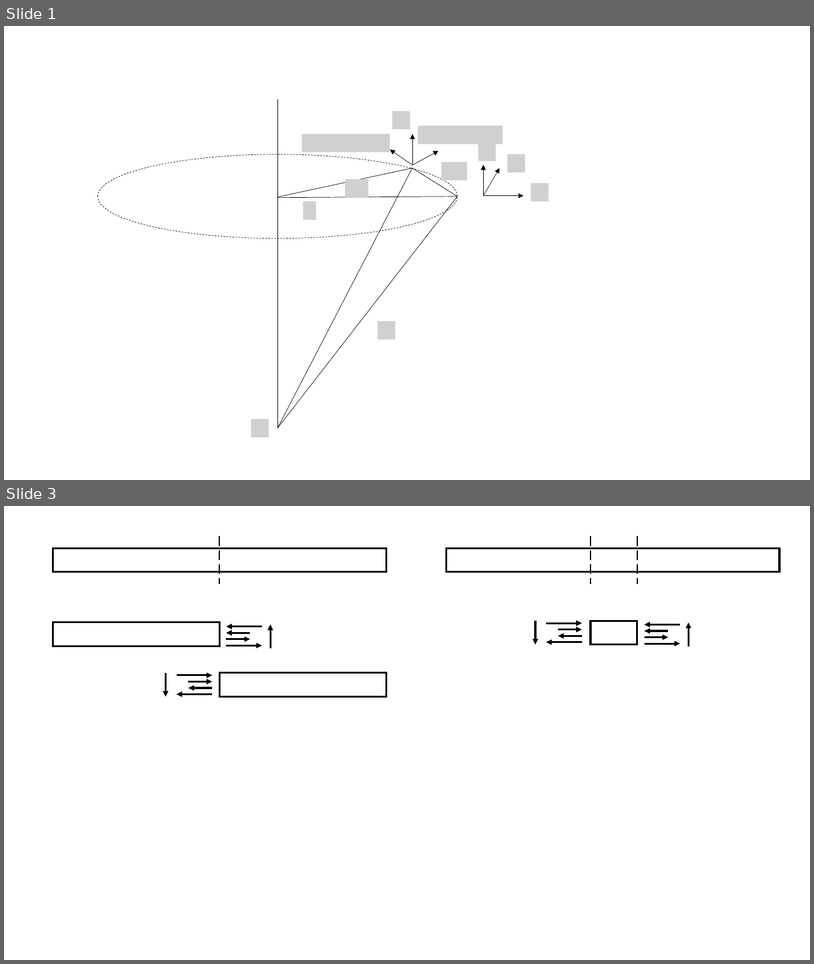
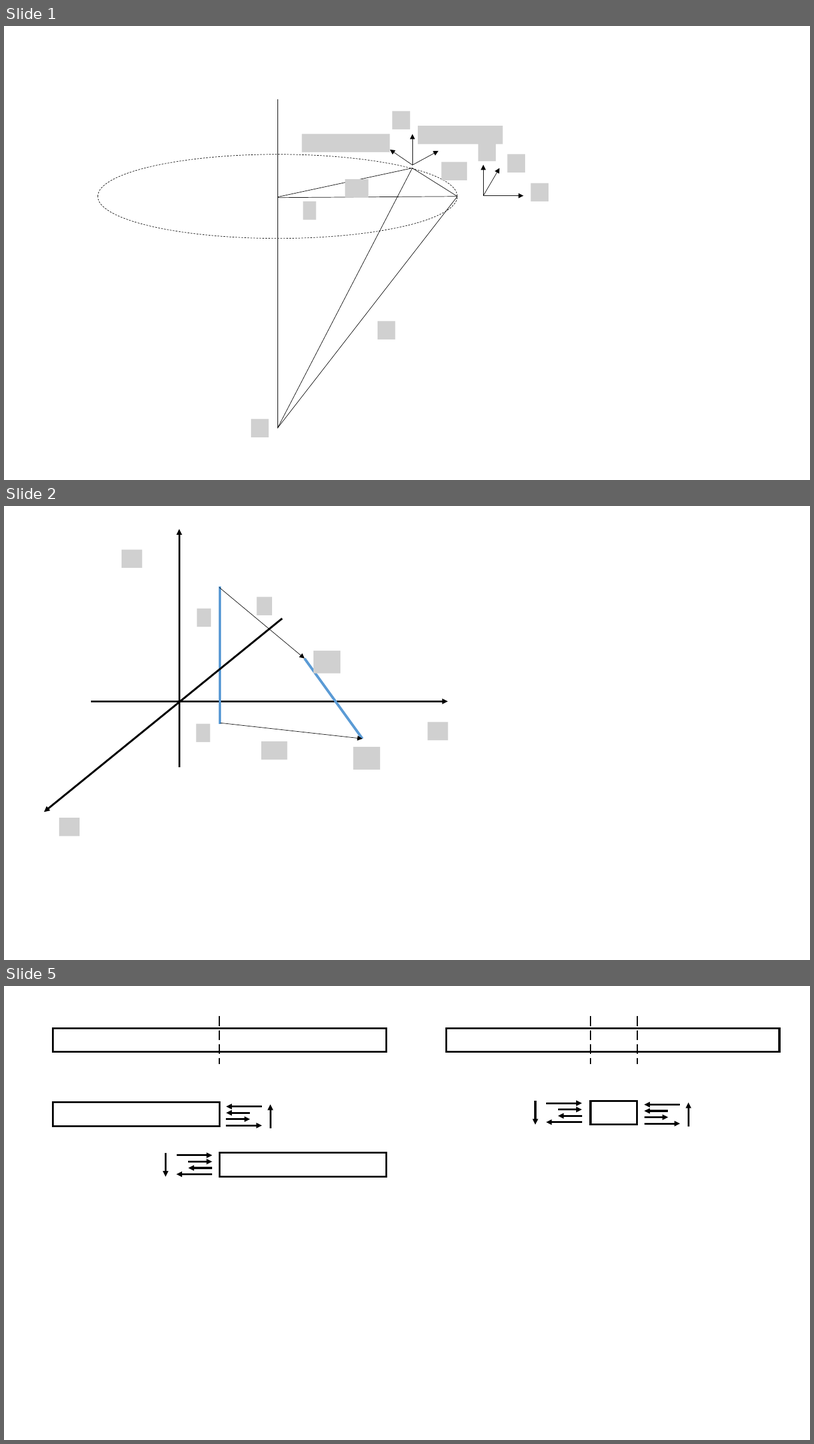
Before and after one commit to kms0523/Study, a slide deck: 그림.pptx. Shown one above the other, each under a label of ours: slides 1 and 3 before the commit, slides 1, 2 and 5 after it; the slides between them are not shown. The pictures are 814x964 and 814x1444 pixels, drawn with LibreOffice and Linux fonts; fonts in the diff are those of the drawing; grey boxes stand for pictures. Boxes give left, top, right and bottom in pixels: in the first picture for what was removed or moved away, otherwise in the second. Text is boxed around its words. In the diff, an @@ line names an element or a change of style, - is before the commit and + after.

```diff
--- a/그림.pptx
+++ b/그림.pptx
@@ slide 2 added at [4, 506, 810, 960], background #FFFFFF @@
@@ arrow added from (179, 768) to (179, 529), #000000 2.25 pt @@
@@ picture added at [122, 550, 143, 568] @@
@@ arrow added from (219, 588) to (305, 658), #000000 0.5 pt @@
@@ line added from (220, 586) to (220, 724), #5B9BD5 3 pt @@
@@ picture added at [197, 608, 211, 627] @@
@@ picture added at [257, 597, 272, 615] @@
@@ arrow added from (282, 619) to (44, 811), #000000 2.25 pt @@
@@ line added from (305, 658) to (363, 738), #5B9BD5 3 pt @@
@@ picture added at [314, 651, 341, 673] @@
@@ arrow added from (91, 702) to (448, 702), #000000 2.25 pt @@
@@ picture added at [197, 724, 210, 742] @@
@@ arrow added from (221, 723) to (363, 738), #000000 0.5 pt @@
@@ picture added at [428, 722, 449, 740] @@
@@ picture added at [262, 741, 288, 759] @@
@@ picture added at [354, 747, 380, 770] @@
@@ picture added at [59, 817, 80, 835] @@
@@ what was slide 3 is now slide 5 @@
```
Also in this commit, not shown: 2 other slides added, 1 slide removed, 16 other files.
